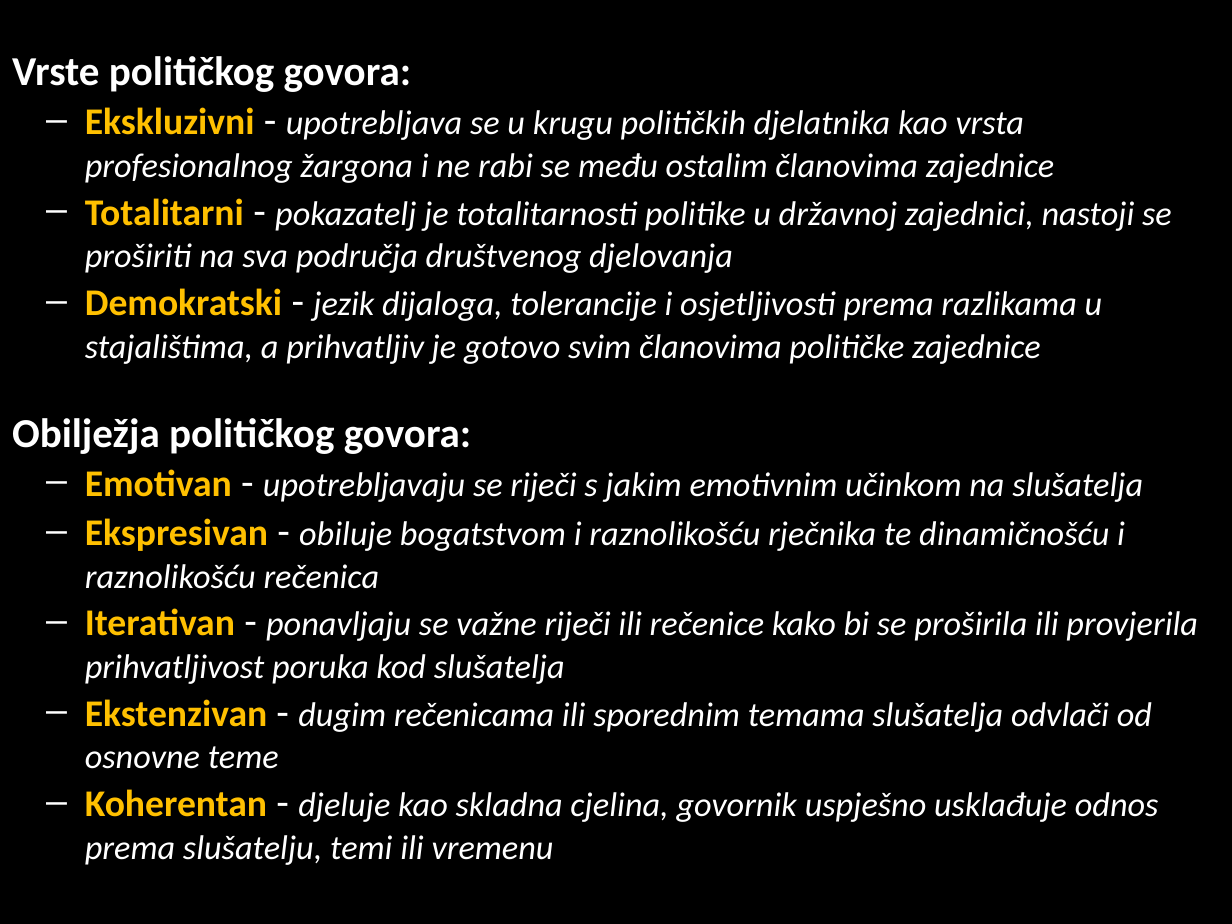
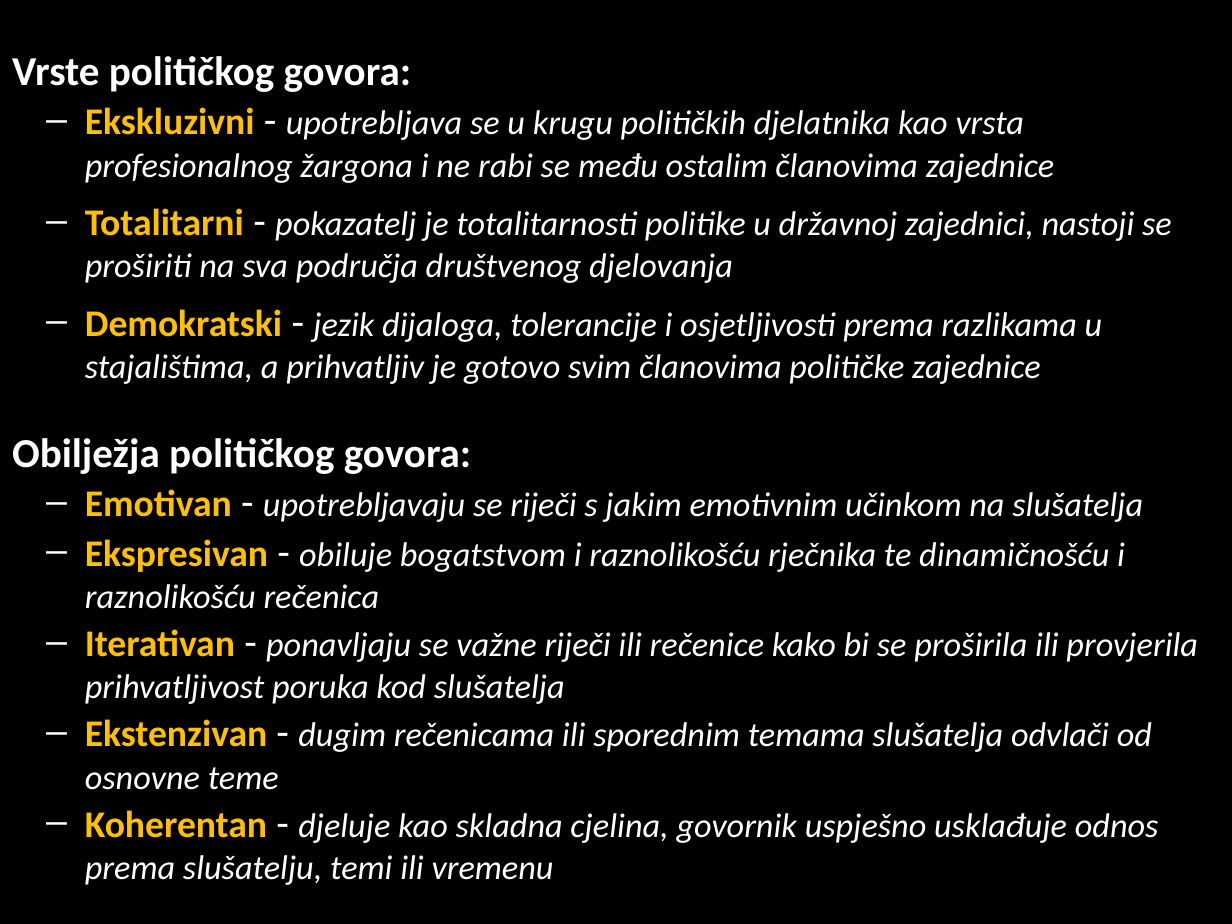
Before and after one commit to cornx/print, a slide deck: slide 26 of data/prezentacije/politika/001_UG_pojam_politike.pptx. Drawn at 1232x924 pixels with LibreOffice and Linux fonts; fonts in the diff are those of the drawing. Boxes give left, top, right and bottom in pixels: in the first picture for what was removed or moved away, otherwise in the second. Text is boxed around its words. In the diff, an @@ line names an element or a change of style, - is before the commit and + after.

Commit message:
pojam politike update

```diff
--- a/data/prezentacije/politika/001_UG_pojam_politike.pptx
+++ b/data/prezentacije/politika/001_UG_pojam_politike.pptx
@@ text at box(85, 208, 1172, 384): more space between paragraphs @@
```
Also in this commit, not shown: 5 other slides changed.
